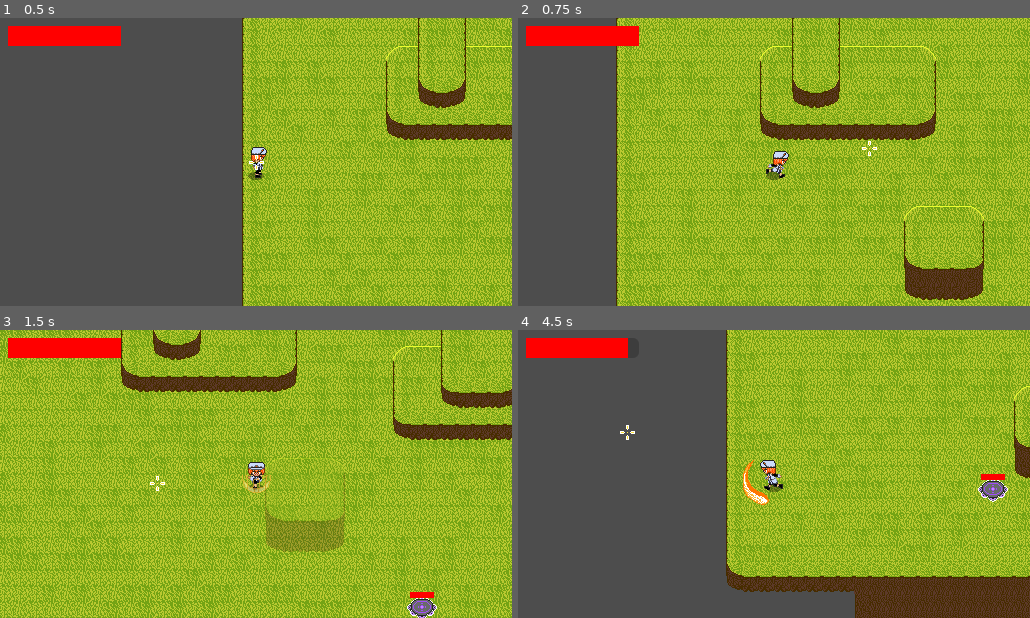
Above: before the commit, frames 1-4 (two rows, left to right).
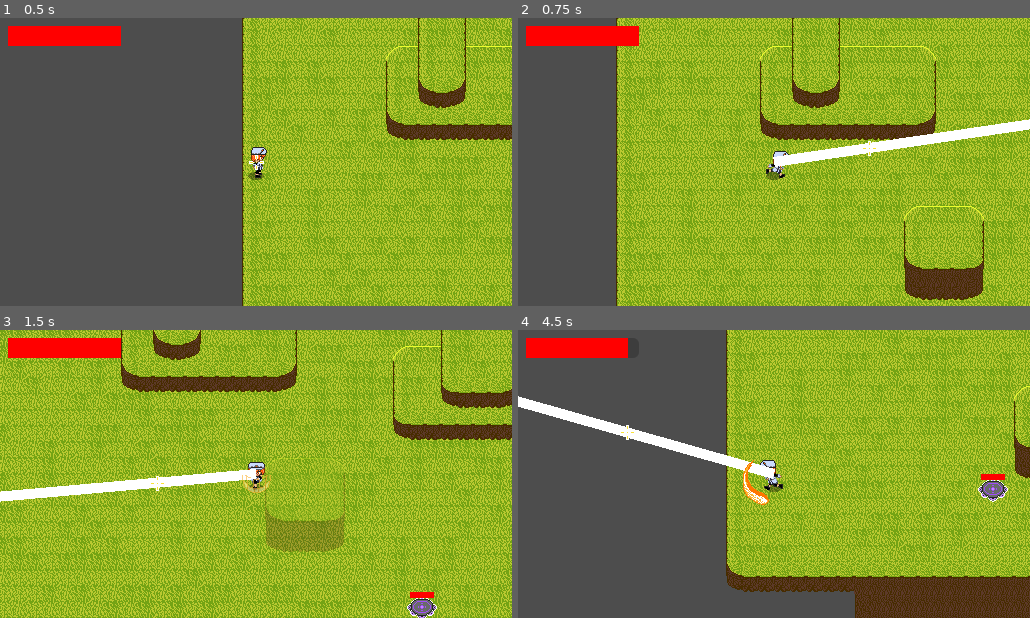
Above: after the commit, the same moments.

Repository: NiroJr/TheHerosFall
Game: Godot game, scene res://Scenes/main.tscn
Two runs of this game, one before a commit and one after it. Both use one fixed random seed, a clock stepped at 60 frames per second and the inputs below.
Inputs (mouse positions are in pixels of both pictures, inside the frame that each line leads up to):
- Up to frame 1 (0.5 s): no input
- Up to frame 2 (0.75 s): tap Enter at 0.5 s; move the mouse to (886, 147) at 0.52 s; hold D (Right) from 0.53 s (still down); tap Q (Dash) at 0.6 s; click (886, 147) at 0.67 s
- Up to frame 3 (1.5 s): move the mouse to (153, 488) at 1.27 s; release D (Right) at 1.28 s; hold S (Down) from 1.28 s (still down); tap E (Parry) at 1.35 s; click (153, 488) at 1.42 s
- Up to frame 4 (4.5 s): move the mouse to (825, 410) at 2.02 s; release S (Down) at 2.03 s; hold D (Right) 2.03-2.78 s; tap one key every 0.75 s from 2.1 s: X (sword_swing) Q (Dash) E (Parry) X (sword_swing); click (825, 410) at 2.17 s; move the mouse to (748, 531) at 2.77 s; hold W (Up) 2.78-3.53 s; click (748, 531) at 2.92 s; move the mouse to (927, 517) at 3.52 s; hold A (Left) from 3.53 s (still down); click (927, 517) at 3.67 s; move the mouse to (620, 430) at 4.27 s; click (620, 430) at 4.42 s

Frame 1 is identical in both runs. In frame 2, 1.7% of the frame differs, in the area x 49-100%, y 35-52%; in frame 3, 1.7%; in frame 4, 1.8%, in the area x 0-51%, y 22-52%.

Commit message:
trajectory line (not accounting for bounce)

Diff:
--- a/Scenes/player.tscn
+++ b/Scenes/player.tscn
@@ -46,6 +46,7 @@
 [ext_resource type="Texture2D" uid="uid://bnvn05l8nedaj" path="res://Assets/MCSprites/characterSprites/WalkingSprites/right&left/MainChar43.png" id="23_5x828"]
 [ext_resource type="Texture2D" uid="uid://b4b0n3gxq383s" path="res://Assets/MCSprites/aimReticle/aimReticle2.png" id="45_ax3m3"]
 [ext_resource type="Script" uid="uid://btp88reri6afh" path="res://Scripts/reticle.gd" id="46_3vlem"]
+[ext_resource type="Script" uid="uid://7cnvadojo7pc" path="res://Scenes/trajectory.gd" id="47_3vlem"]
 
 [sub_resource type="RectangleShape2D" id="RectangleShape2D_it0lf"]
 size = Vector2(32.25, 61.875)
@@ -412,5 +413,8 @@
 texture = ExtResource("45_ax3m3")
 script = ExtResource("46_3vlem")
 
+[node name="Trajectory" type="Line2D" parent="." unique_id=17269404]
+script = ExtResource("47_3vlem")
+
 [connection signal="area_entered" from="SwordSwing/Parry" to="." method="_on_parry_area_entered"]
 [connection signal="timeout" from="Combo" to="." method="_on_combo_timeout"]
--- /dev/null
+++ b/Scenes/trajectory.gd
@@ -0,0 +1,20 @@
+extends Line2D
+
+
+# Called when the node enters the scene tree for the first time.
+func _ready() -> void:
+	pass # Replace with function body.
+
+
+# Called every frame. 'delta' is the elapsed time since the previous frame.
+func _process(delta: float) -> void:
+	pass
+
+func update_trajectory(dir: Vector2, speed: float, delta: float) -> void:
+	var max_points = 300
+	clear_points()
+	var pos: Vector2 = Vector2.ZERO
+	var vel = dir*speed
+	for i in max_points:
+		add_point(pos)
+		pos += vel*delta
--- a/Scripts/player.gd
+++ b/Scripts/player.gd
@@ -4,6 +4,7 @@
 @onready var projectile = load("res://Scenes/projectile.tscn")
 @onready var timer: Timer = get_node("ShootCooldown")
 @onready var crosshair: Sprite2D = get_node("Cursor")
+@onready var trajectory: Line2D = get_node("Trajectory")
 var is_fully_charged := false
 var facing_angle := 0.0
 const SPEED = 300.0
@@ -123,12 +124,14 @@
 	if holding:
 		if timer.is_stopped() and not is_fully_charged:
 			timer.start()
+		trajectory.update_trajectory((get_global_mouse_position() - global_position).normalized(), 500.0, get_physics_process_delta_time())
 	else:
 		if is_fully_charged:
 			shoot()
 			crosshair.texture = load("res://Assets/MCSprites/aimReticle/aimReticle2.png")
 		timer.stop()
 		is_fully_charged = false
+		trajectory.clear_points()
 
 	if Input.is_action_just_pressed("sword_swing"):
 		if(is_swinging):
Not shown, added: Scenes/trajectory.gd.uid
